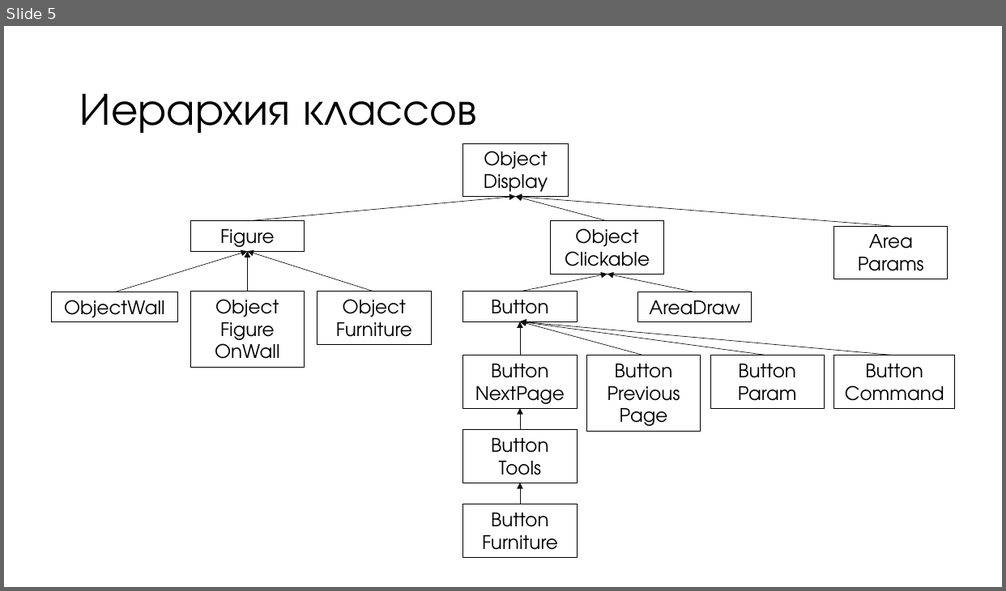
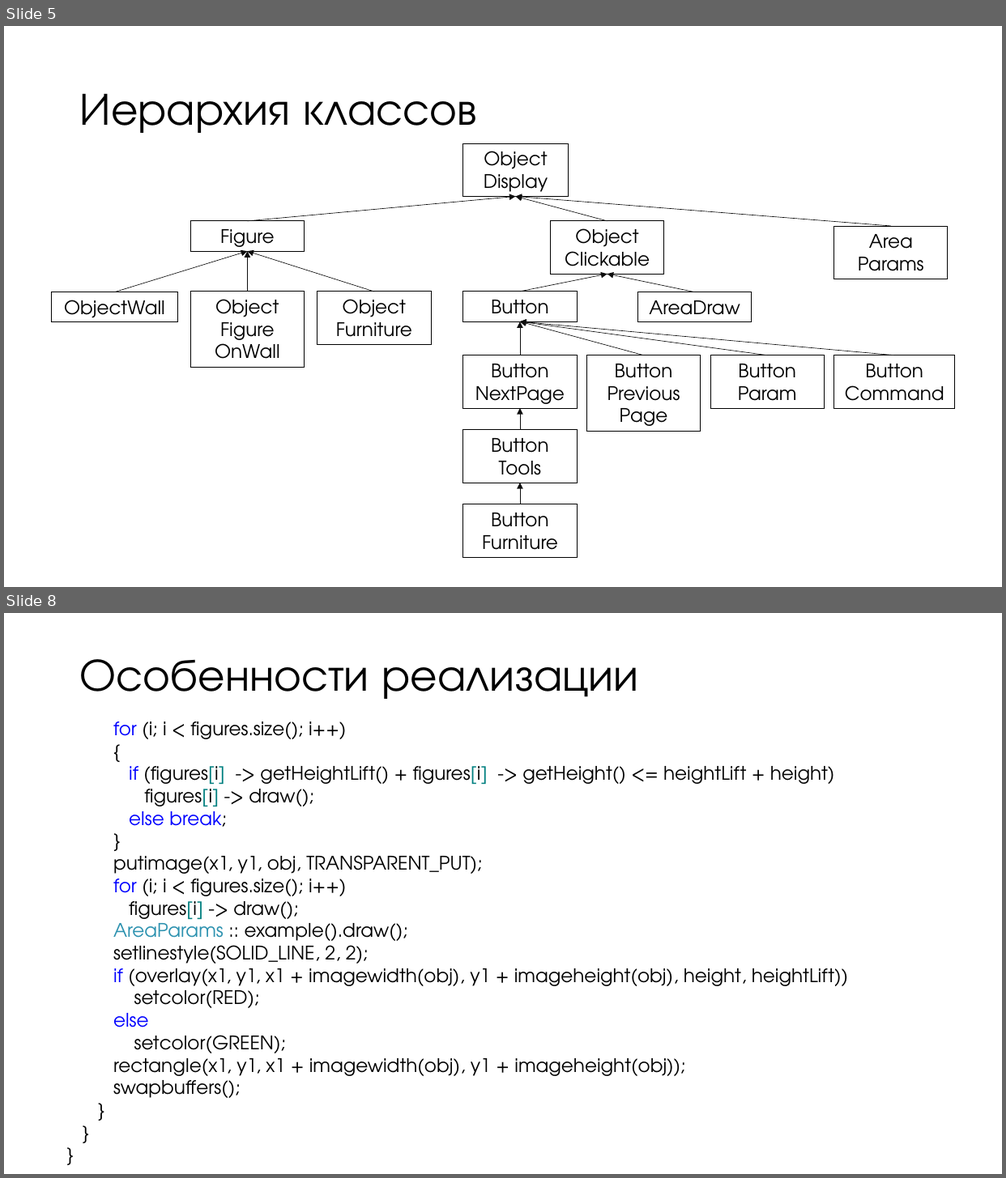
Before and after one commit to vladaderina/The-program-for-furniture-placement, a slide deck: Программа для размещения мебели.pptx. Shown one above the other, each under a label of ours: slide 5 before the commit, slides 5 and 8 after it; the slides between them are not shown. The pictures are 1006x591 and 1006x1178 pixels, drawn with LibreOffice and Linux fonts; fonts in the diff are those of the drawing. Boxes give left, top, right and bottom in pixels: in the first picture for what was removed or moved away, otherwise in the second. Text is boxed around its words. In the diff, an @@ line names an element or a change of style, - is before the commit and + after.

```diff
--- a/Программа для размещения мебели.pptx
+++ b/Программа для размещения мебели.pptx
@@ slide 8 added at (4,613,1002,1174), background #FFFFFF @@
@@ title added at (80,659,638,699), 44 pt, text #000000 @@
+Особенности реализации
@@ text added at (113,722,848,1098), 18 pt, text #000000 @@
+for (i; i < figures.size(); i++)
+{
+if (figures[i] -> getHeightLift() + figures[i] -> getHeight() <= heightLift + height)
+figures[i] -> draw();
+else break;
+}
+putimage(x1, y1, obj, TRANSPARENT_PUT);
+for (i; i < figures.size(); i++)
+figures[i] -> draw();
+AreaParams :: example().draw();
+setlinestyle(SOLID_LINE, 2, 2);
+if (overlay(x1, y1, x1 + imagewidth(obj), y1 + imageheight(obj), height, heightLift))
+setcolor(RED);
+else
+setcolor(GREEN);
+rectangle(x1, y1, x1 + imagewidth(obj), y1 + imageheight(obj));
+swapbuffers();
+}
+}
+}
```
Also in this commit, not shown: 1 slide changed, 6 other slides added.
